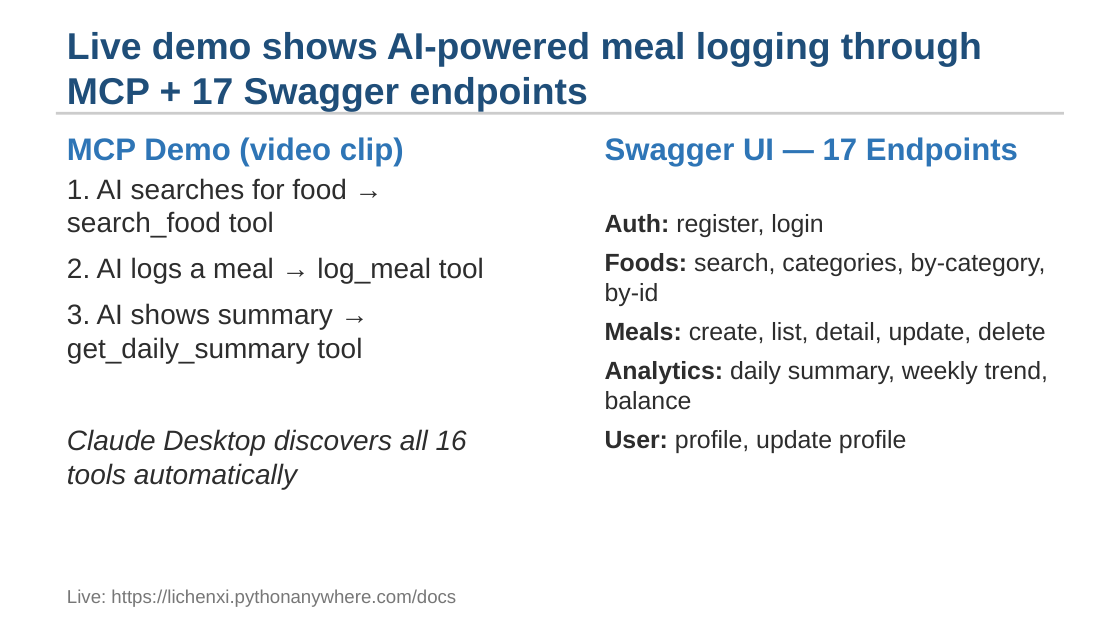
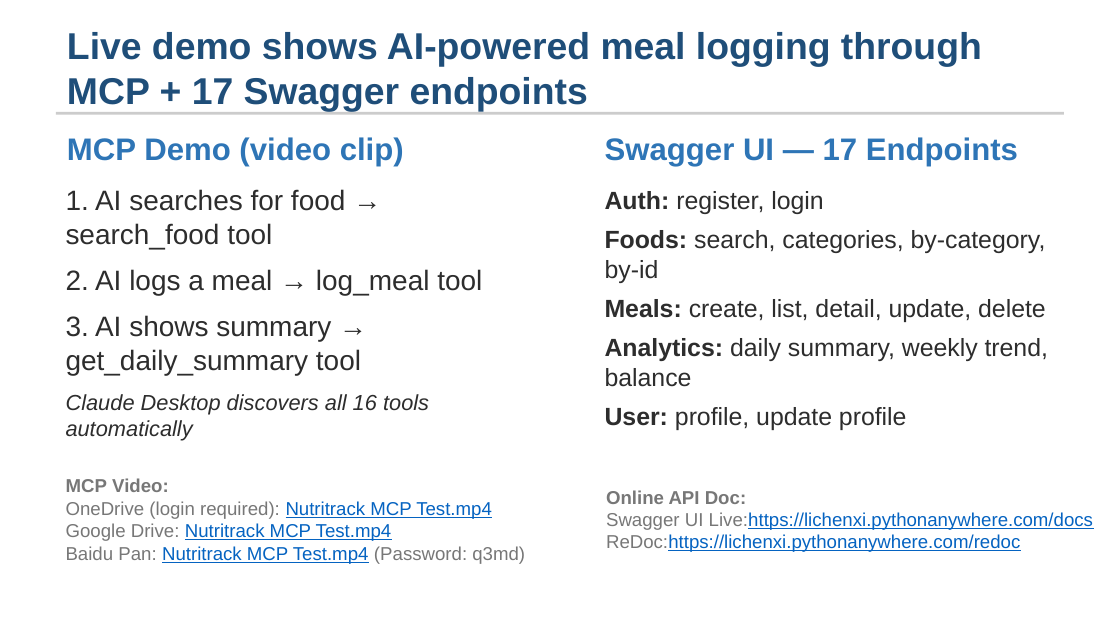
Before and after one commit to lcx-0504/Web-Service-and-Data-CW1, a slide deck: slide 7 of docs/presentation.pptx (slide 6 before the commit). Drawn at 1120x630 pixels with LibreOffice and Linux fonts; fonts in the diff are those of the drawing. Boxes give left, top, right and bottom in pixels: in the first picture for what was removed or moved away, otherwise in the second. Text is boxed around its words. In the diff, an @@ line names an element or a change of style, - is before the commit and + after.

Commit message:
docs: finalize all deliverables — add ER diagram, test results, fix inconsistencies
- Add Links section to technical report (13 items covering all deliverables)
- Add ER diagram (Navicat) with N:N relationship annotations
- Add Testing Strategy, Data Source, and References sections to report
- Add test-results.txt (28 passed against PythonAnywhere)
- Add VCS + Deliverables slides to presentation (now 11 slides)
- Fix README: tool count 15→16, bcrypt version 4.0.1→4.2.1
- Fix .env.example: aiosqlite→sqlite driver
- Fix pyproject.toml: remove stale async dependencies
- Add GET / root endpoint and curl example to API docs
- Add ~$* to .gitignore for Office temp files
- Remove presentation.md (replaced by PPTX)

```diff
--- a/docs/presentation.pptx
+++ b/docs/presentation.pptx
@@ text "1. AI searches for food ...": place and size @@
-text "1. AI searches for food ..." at bbox=[67, 178, 484, 489]
+text "1. AI searches for food ..." at bbox=[66, 189, 482, 440]
@@ text "Auth: register, login": place and size @@
-text "Auth: register, login" at bbox=[605, 214, 1048, 453]
+text "Auth: register, login" at bbox=[605, 191, 1048, 430]
@@ text at bbox=[66, 394, 429, 440]: size 18 to 14 pt in "Claude Desktop discovers all 16 tools automatically" @@
@@ text added at bbox=[66, 478, 525, 564], 12 pt, text #777777 @@
+MCP Video:
+OneDrive (login required): Nutritrack MCP Test.mp4
+Google Drive: Nutritrack MCP Test.mp4
+Baidu Pan: Nutritrack MCP Test.mp4 (Password: q3md)
@@ text at bbox=[606, 490, 1093, 552]: text changed; text colour #777777 to #0563C1 @@
-Live: https://lichenxi.pythonanywhere.com/docs
+Online API Doc:
+Swagger UI Live:https://lichenxi.pythonanywhere.com/docs
+ReDoc:https://lichenxi.pythonanywhere.com/redoc
```
Also in this commit, not shown: 1 other slide changed, 3 slides added, 12 other files.
